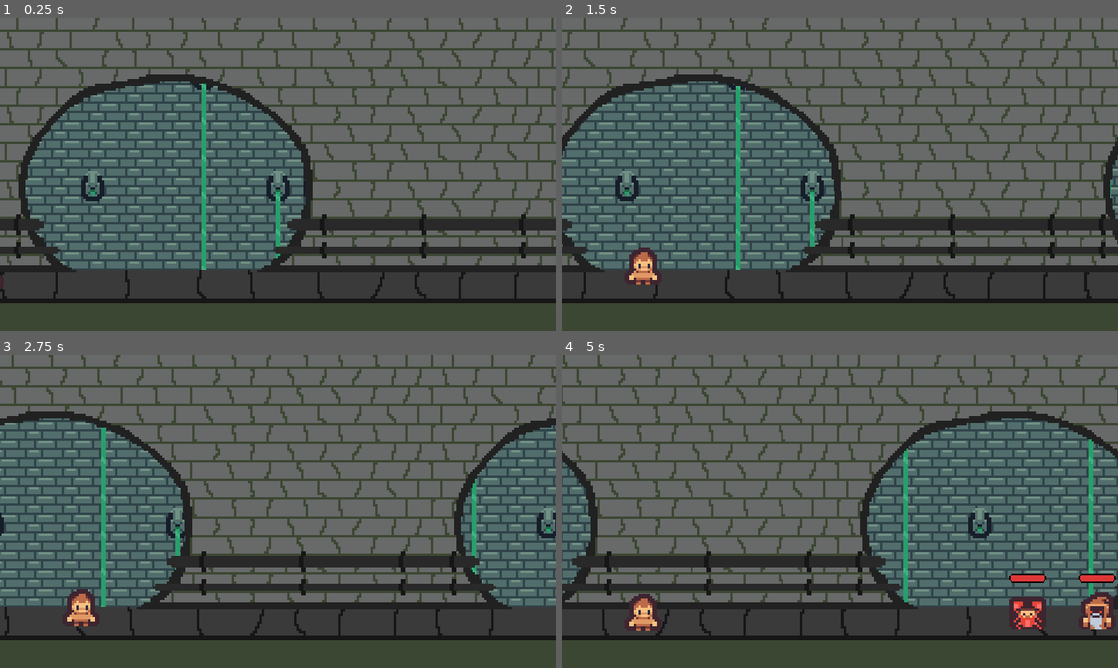
Above: before the commit, frames 1-4 (two rows, left to right).
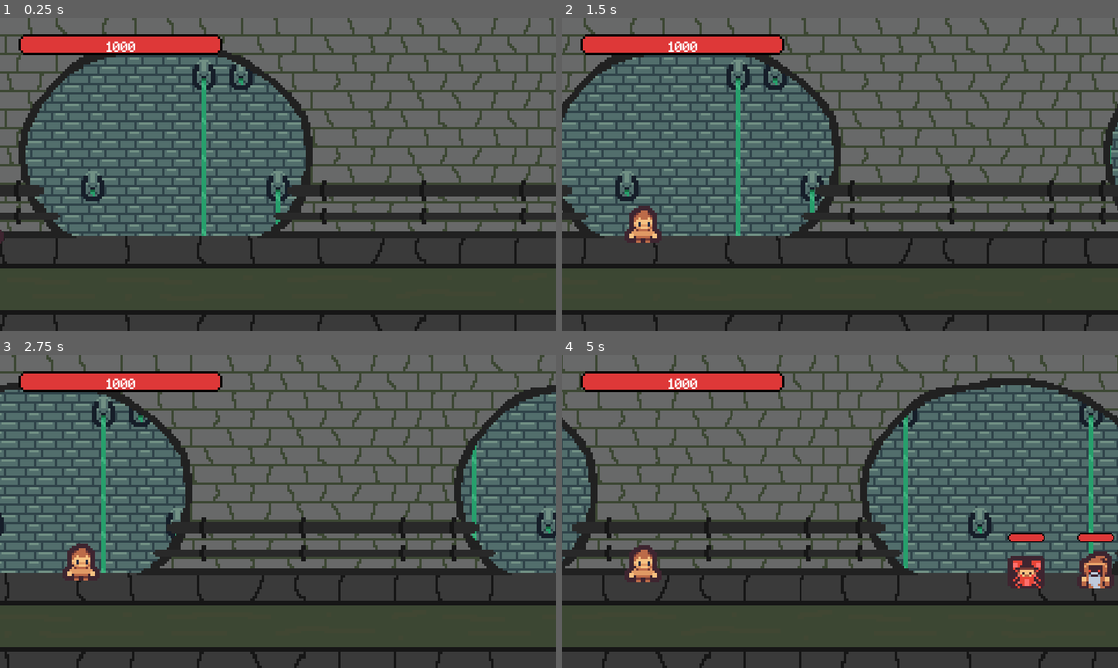
Above: after the commit, the same moments.

Repository: antronomo/RunningHalls
Game: Godot game, scene res://Level/Level0.tscn
Two runs of this game, one before a commit and one after it. Both use one fixed random seed, a clock stepped at 60 frames per second and the inputs below. The project has no main scene, so this scene is started directly.
Inputs:
- Up to frame 1 (0.25 s): no input
- Up to frame 2 (1.5 s): no input
- Up to frame 3 (2.75 s): no input
- Up to frame 4 (5 s): no input

The runs differ from the first frame. In frame 1, 36% of the frame differs, in the area x 0-100%, y 0-100%; in frame 2, 36%; in frame 3, 36%; in frame 4, 38%.

Commit message:
Fondos al azar cuando inicias partida: Ahora hay un objeto que se encarga de elegir al azar un fondo y ponerlo en escena.
·Otros cambios:
-Se han eliminado algunos comentarios en CoreComponent.gd

-Ahora existe la clase 'CoreParallaxBackground'
este solo tiene funciones para poner los fondos en marcha

-DarckWizard.gd y Humacean.gd: se les ha echo limpieza de código

-Enemy.gd: cambios en nombre de variables

-GUI.gd: ahora tenemos (Interfaz de jugador durante partidas?)

-inSewerParallaxBackground.gd y inCaveParallaxBackground.gd: cambio
en nombres de variables para adaptarse al objeto al que eredan

-Level0.gd: Modificado la manera en la que trata al background

-Player.gd: Nuevas funciones y una señal para comunicarse con GUI

-SetterParallaxBackground.gd: para invocar el fondo al empezar partida

-Corregido errores gramaticales en Credits.txt y en README.txt

-Tareas.txt ha sido actualizado

-Añadida Fuente 'Minecraft.ttf' para texto en pantalla

-Se ha modificado el fondo de 'sewer'

·Próximo commit:
-Programar la función 'GAME OVER'

PD:  se que puse 'ParallaxBacround' en vez de 'ParallaxBackground'.
error de tipografía que no vi

Diff:
--- /dev/null
+++ b/Assets/DynamicFonts/MineTTF_8_whtie.tres
@@ -0,0 +1,7 @@
+[gd_resource type="DynamicFont" load_steps=2 format=2]
+
+[ext_resource path="res://Assets/Fonts/Minecraft.ttf" type="DynamicFontData" id=1]
+
+[resource]
+size = 6
+font_data = ExtResource( 1 )
--- a/Components/HealthBar.tscn
+++ b/Components/HealthBar.tscn
@@ -5,10 +5,8 @@
 [ext_resource path="res://Assets/img/ProgressBar2.png" type="Texture" id=3]
 
 [node name="HealthBar" type="TextureProgress"]
-margin_left = -8.0
-margin_top = -24.0
-margin_right = 8.0
-margin_bottom = -20.0
+margin_right = 16.0
+margin_bottom = 4.0
 rounded = true
 texture_under = ExtResource( 3 )
 texture_over = ExtResource( 2 )
--- /dev/null
+++ b/Components/UserInterface/GUI.tscn
@@ -0,0 +1,29 @@
+[gd_scene load_steps=4 format=2]
+
+[ext_resource path="res://Scripts/GUI.gd" type="Script" id=1]
+[ext_resource path="res://Components/HealthBar.tscn" type="PackedScene" id=2]
+[ext_resource path="res://Assets/DynamicFonts/MineTTF_8_whtie.tres" type="DynamicFont" id=3]
+
+[node name="GUI" type="Control"]
+anchor_right = 1.0
+anchor_bottom = 1.0
+script = ExtResource( 1 )
+
+[node name="MarginContainer" type="MarginContainer" parent="."]
+margin_left = 8.0
+margin_top = 7.0
+margin_right = 96.0
+margin_bottom = 16.0
+
+[node name="HealthBar" parent="MarginContainer" instance=ExtResource( 2 )]
+margin_right = 88.0
+margin_bottom = 9.0
+
+[node name="Label" type="Label" parent="MarginContainer"]
+margin_right = 88.0
+margin_bottom = 9.0
+size_flags_vertical = 1
+custom_fonts/font = ExtResource( 3 )
+text = "0"
+align = 1
+valign = 2
--- a/Enemies/DarkWizard.tscn
+++ b/Enemies/DarkWizard.tscn
@@ -75,3 +75,7 @@
 shape = SubResource( 5 )
 
 [node name="HealthBar" parent="." instance=ExtResource( 4 )]
+margin_left = -8.0
+margin_top = -24.0
+margin_right = 8.0
+margin_bottom = -20.0
--- a/Enemies/Humacean.tscn
+++ b/Enemies/Humacean.tscn
@@ -78,5 +78,9 @@
 anims/RESET = SubResource( 4 )
 
 [node name="HealthBar" parent="." instance=ExtResource( 4 )]
+margin_left = -8.0
+margin_top = -24.0
+margin_right = 8.0
+margin_bottom = -20.0
 
 [connection signal="area_entered" from="CoreComponent" to="CoreComponent" method="_on_CoreComponent_area_entered"]
--- a/Level/Level0.tscn
+++ b/Level/Level0.tscn
@@ -1,14 +1,13 @@
-[gd_scene load_steps=11 format=2]
+[gd_scene load_steps=10 format=2]
 
 [ext_resource path="res://Scripts/Level0.gd" type="Script" id=1]
-[ext_resource path="res://Assets/img/Ground.png" type="Texture" id=2]
-[ext_resource path="res://Assets/img/DownGround.png" type="Texture" id=3]
+[ext_resource path="res://Components/UserInterface/GUI.tscn" type="PackedScene" id=2]
+[ext_resource path="res://Scripts/SetterParallaxBackground.gd" type="Script" id=3]
 [ext_resource path="res://Player/Player.tscn" type="PackedScene" id=4]
 [ext_resource path="res://Components/EnemySpawner.tscn" type="PackedScene" id=5]
-[ext_resource path="res://resources/inSewerParallaxBackground.tscn" type="PackedScene" id=6]
 
 [sub_resource type="RectangleShape2D" id=2]
-extents = Vector2( 160, 8 )
+extents = Vector2( 160, 2.5 )
 
 [sub_resource type="RectangleShape2D" id=3]
 extents = Vector2( 38.5, 68.5 )
@@ -25,7 +24,7 @@
 "times": PoolRealArray( 0 ),
 "transitions": PoolRealArray( 1 ),
 "update": 0,
-"values": [ Vector2( 35, 119 ) ]
+"values": [ Vector2( 35, 101 ) ]
 }
 
 [sub_resource type="Animation" id=5]
@@ -40,7 +39,7 @@
 "times": PoolRealArray( 0, 1 ),
 "transitions": PoolRealArray( 1, 1 ),
 "update": 0,
-"values": [ Vector2( -20, 119 ), Vector2( 35, 119 ) ]
+"values": [ Vector2( -20, 101 ), Vector2( 35, 101 ) ]
 }
 tracks/1/type = "method"
 tracks/1/path = NodePath(".")
@@ -60,31 +59,19 @@
 [node name="Level0" type="Node2D"]
 script = ExtResource( 1 )
 
-[node name="SewerParallaxBackground" parent="." instance=ExtResource( 6 )]
+[node name="GUI" parent="." instance=ExtResource( 2 )]
 
-[node name="ParallaxBackground" type="ParallaxBackground" parent="."]
-visible = false
-
-[node name="Ground" type="ParallaxLayer" parent="ParallaxBackground"]
-motion_mirroring = Vector2( 320, 0 )
-
-[node name="Sprite" type="Sprite" parent="ParallaxBackground/Ground"]
-position = Vector2( 160, 120 )
-texture = ExtResource( 2 )
-
-[node name="DownGround" type="Sprite" parent="ParallaxBackground"]
-position = Vector2( 160, 136 )
-scale = Vector2( 20, 1 )
-texture = ExtResource( 3 )
+[node name="SetterParallaxBackground" type="ParallaxBackground" parent="."]
+script = ExtResource( 3 )
 
 [node name="Player" parent="." instance=ExtResource( 4 )]
-position = Vector2( 35, 119 )
+position = Vector2( 35, 101 )
 
 [node name="EnemySpawner" parent="." instance=ExtResource( 5 )]
-position = Vector2( 268, 92 )
+position = Vector2( 268, 76 )
 
 [node name="PhysicGround" type="StaticBody2D" parent="."]
-position = Vector2( 160, 126 )
+position = Vector2( 159, 103 )
 collision_mask = 0
 
 [node name="CollisionShape2D" type="CollisionShape2D" parent="PhysicGround"]
@@ -94,7 +81,7 @@
 }
 
 [node name="MataSobras5000" type="Area2D" parent="."]
-position = Vector2( -42, 72 )
+position = Vector2( -42, 56 )
 collision_mask = 0
 
 [node name="CollisionShape2D" type="CollisionShape2D" parent="MataSobras5000"]
--- a/Player/Player.tscn
+++ b/Player/Player.tscn
@@ -21,6 +21,7 @@
 
 [sub_resource type="Animation" id=2]
 resource_name = "Walking"
+length = 0.6
 loop = true
 tracks/0/type = "value"
 tracks/0/path = NodePath("Sprite:position")
@@ -29,7 +30,7 @@
 tracks/0/imported = false
 tracks/0/enabled = true
 tracks/0/keys = {
-"times": PoolRealArray( 0, 0.5 ),
+"times": PoolRealArray( 0, 0.3 ),
 "transitions": PoolRealArray( 1, 1 ),
 "update": 0,
 "values": [ Vector2( 0, -8 ), Vector2( 0, -12 ) ]
--- a/Scripts/CoreComponent.gd
+++ b/Scripts/CoreComponent.gd
@@ -20,19 +20,16 @@
 
 	if get_parent().has_method('seeHP'):
 		connect('HPStatus', get_parent(), 'seeHP')
-	# else: print('we got problems')
 
 
 func get_stats() -> Dictionary:
-	var stats : Dictionary = {
+	return {
 		'life' : max_life,
 		'attack': attack,
 		'defense' : defense,
 		'crit_chance' : critical_cahnce,
 		'crit_dmg' : critical_damage
 	}
-
-	return stats
 
 
 func hit() -> float:
@@ -41,7 +38,7 @@
 	if dmg <= 1:
 		dmg = 1
 
-	if randi() % 101 <= critical_cahnce:
+	if randi() % 100 + 1 <= critical_cahnce:
 		dmg += (dmg * critical_damage) / 100.00
 		print('Critical')
 
@@ -49,6 +46,7 @@
 
 
 func get_hurt(entring_dmg : float) -> float:
+	#Se que puedo quitar variables del código y retornaría lo mismo, aún no estoy listo para ello
 	var diff : float =  (entring_dmg * 100) / defense
 	var hurt : float = (((diff * entring_dmg) / 100) * -1)
 
@@ -57,9 +55,7 @@
 
 func set_hp(new_hp : int) -> void:
 	life += new_hp
-
 	life = clamp(life, 0, max_life)
-
 	emit_signal('HPStatus', life)
 
 
@@ -68,10 +64,4 @@
 
 
 func _on_CoreComponent_area_entered(area : CoreComponent) -> void:
-	var le_dmg = area.hit()
-	# print('paso 1 ' + str(le_dmg))
-
-	var le_hurt = get_hurt(le_dmg)
-	# print('paso 2 ' + str(le_hurt))
-
-	set_hp(le_hurt)
+	set_hp(get_hurt(area.hit()))
--- a/Scripts/CoreParallaxBackground.gd
+++ b/Scripts/CoreParallaxBackground.gd
@@ -1,19 +1,15 @@
 extends ParallaxBackground
 class_name CoreParallaxBackground
-
 
 var parallax_speed : int = 0 setget set_paraspeed, get_paraspeed
 var may_i_move : bool = false
 
 
-func _ready() -> void:pass
+func set_paraspeed(new_speed : int) -> void:
+	parallax_speed = new_speed
 
-
-func set_paraspeed(new_speed : int) -> void:
-    parallax_speed = new_speed
-
-    may_i_move = true if new_speed != 0 else false
+	may_i_move = true if new_speed != 0 else false
 
 
 func get_paraspeed() -> int:
-    return parallax_speed
+	return parallax_speed
--- a/Scripts/DarkWizard.gd
+++ b/Scripts/DarkWizard.gd
@@ -1,10 +1 @@
 extends Enemy
-
-
-func _on_CoreComponent_NoHP() -> void:
-    print(my_name + ' died')
-    going_to_die()
-
-
-func going_to_die() -> void:
-    hecking_die()
--- a/Scripts/Enemy.gd
+++ b/Scripts/Enemy.gd
@@ -6,7 +6,7 @@
 
 
 # onready var core_comp : Area2D = $CoreComponent
-onready var healthBar : HealthBar = get_node('HealthBar')
+onready var health_bar : HealthBar = get_node('HealthBar')
 
 
 var stats : Dictionary
@@ -18,9 +18,9 @@
 	# 	print('a '+ my_name +' is the chosen one')
 
 	stats = $CoreComponent.get_stats()
-	if healthBar:
-		healthBar.max_value = stats.life
-		healthBar.value = stats.life
+	if health_bar:
+		health_bar.max_value = stats.life
+		health_bar.value = stats.life
 	else:
 		print(my_name + ' does not have a healthbar')
 
@@ -28,7 +28,7 @@
 func seeHP(hp : int) -> void:
 	print(my_name + ' life is: ' + str(hp))
 
-	healthBar.value = hp
+	health_bar.value = hp
 
 	if hp <= 0:
 		hecking_die()
--- /dev/null
+++ b/Scripts/GUI.gd
@@ -0,0 +1,23 @@
+extends Control
+
+
+onready var health_bar : TextureProgress = $MarginContainer/HealthBar
+onready var health_label : Label = $MarginContainer/Label
+
+
+func first_call(maxHP : int) -> void:
+	health_bar.max_value = maxHP
+	health_bar.value = maxHP
+
+	health_label.text = str(maxHP)
+
+
+func update_helath_bar(newHP : int) -> void :
+	health_bar.value = newHP
+	health_label.text = str(newHP)
+
+
+"""
+He perdido como 30 minutos porque no podía llamar la función 'first_call',
+resulta que no asigné el script a la escena GUI.tscn jajaja
+"""
--- a/Scripts/Humacean.gd
+++ b/Scripts/Humacean.gd
@@ -1,10 +1 @@
 extends Enemy
-
-
-func _on_CoreComponent_NoHP() -> void:
-    print(my_name + ' died')
-    going_to_die()
-
-
-func going_to_die() -> void:
-	hecking_die()
--- a/Scripts/Level0.gd
+++ b/Scripts/Level0.gd
@@ -5,14 +5,19 @@
 var groundSpeed : int = -30
 
 
-onready var parallaxGround : ParallaxBackground = $SewerParallaxBackground
+onready var setterparallaxGround : ParallaxBackground = $SetterParallaxBackground
 onready var enemySpawner : Position2D = $EnemySpawner
 onready var timer : Timer = $Timer
 
 
 func _ready() -> void:
 	randomize()
+
+	setterparallaxGround.set_background()
+
 	$PhysicGround.constant_linear_velocity.x = groundSpeed
+
+	$GUI.first_call($Player/CoreComponent.get_stats().life)
 
 
 func _on_MataSobras5000_body_exited(body : Node) -> void:
@@ -30,4 +35,4 @@
 
 func start_game() -> void:
 	start_timer()
-	parallaxGround.set_paraspeed(groundSpeed)
+	setterparallaxGround.get_child(0).set_paraspeed(groundSpeed)
--- a/Scripts/Player.gd
+++ b/Scripts/Player.gd
@@ -4,11 +4,16 @@
 export var my_name : String = 'player'
 
 
-# onready var core_comp : Area2D = $CoreComponent
+signal updateHP
+
+
+func _ready() -> void:
+	if get_node('../GUI'):
+		connect('updateHP', get_node('../GUI'), 'update_helath_bar')
 
 
 func seeHP(hp : int) -> void:
-	print(my_name + ' life is: ' + str(hp))
+	emit_signal('updateHP', hp)
 
 	if hp <= 0:
 		going_to_heal()
@@ -23,6 +28,6 @@
 
 
 func _on_CoreComponent_body_entered(body : Enemy) -> void:
-	#Esto es cuando el jugador colisiona con el cuerpo de un enemigo, para empujar-lo
+	#Esto es cuando el jugador colisiona con un enemigo, para empujar-lo
 	# print('empujacion')
 	body.apply_central_impulse(Vector2(randi() % 50 + 51, (randi() % 75 + 26) * -1))
--- /dev/null
+++ b/Scripts/SetterParallaxBackground.gd
@@ -0,0 +1,14 @@
+extends ParallaxBackground
+
+
+onready var sewer : PackedScene = preload("res://resources/inSewerParallaxBackground.tscn")
+onready var cave : PackedScene = preload("res://resources/inCaveParallaxBackground.tscn")
+
+onready var backgrounds : Array = [
+	sewer,
+	cave
+]
+
+
+func set_background() -> void:
+	add_child(backgrounds[randi() % backgrounds.size()].instance())
--- a/Scripts/inCaveParallaxBackground.gd
+++ b/Scripts/inCaveParallaxBackground.gd
@@ -1,4 +1,4 @@
-extends ParallaxBackground
+extends CoreParallaxBackground
 
 
 # onready var layer5 : ParallaxLayer = $ParallaxLayer5
@@ -8,11 +8,9 @@
 onready var layer1 : ParallaxLayer = $ParallaxLayer
 
 
-var parallaxSpeed : int = -30
-
-
 func _physics_process(delta) -> void:
-	layer4.motion_offset.x += (parallaxSpeed + 15) * delta
-	layer3.motion_offset.x += (parallaxSpeed + 10) * delta
-	layer2.motion_offset.x += (parallaxSpeed + 5) * delta
-	layer1.motion_offset.x += parallaxSpeed * delta
+	if may_i_move:
+		layer4.motion_offset.x += (parallax_speed + 15) * delta
+		layer3.motion_offset.x += (parallax_speed + 10) * delta
+		layer2.motion_offset.x += (parallax_speed + 5) * delta
+		layer1.motion_offset.x += parallax_speed * delta
--- a/Scripts/inSewerParallaxBackground.gd
+++ b/Scripts/inSewerParallaxBackground.gd
@@ -1,24 +1,11 @@
-extends ParallaxBackground
+extends CoreParallaxBackground
 
 
 onready var layer1 : ParallaxLayer = $ParallaxLayer
 onready var layer2 : ParallaxLayer = $ParallaxLayer2
 
 
-var parallaxSpeed : int = 0 setget set_paraspeed, get_paraspeed
-var mayimove : bool = false
-
-
-func set_paraspeed(new_speed : int) -> void:
-	parallaxSpeed = new_speed
-	mayimove = true
-
-
-func get_paraspeed() -> int:
-	return parallaxSpeed
-
-
 func _physics_process(delta) -> void:
-	if mayimove:
-		layer2.motion_offset.x += parallaxSpeed * delta
-		layer1.motion_offset.x += (parallaxSpeed + 5) * delta
+	if may_i_move:
+		layer2.motion_offset.x += parallax_speed * delta
+		layer1.motion_offset.x += (parallax_speed + 5) * delta
--- a/project.godot
+++ b/project.godot
@@ -51,6 +51,7 @@
 
 window/size/width=240
 window/size/height=135
+window/size/resizable=false
 window/size/test_width=1280
 window/size/test_height=720
 window/stretch/mode="2d"
--- /dev/null
+++ b/resources/FirstParallaxBackground.tscn
@@ -0,0 +1,18 @@
+[gd_scene load_steps=3 format=2]
+
+[ext_resource path="res://Assets/img/Ground.png" type="Texture" id=1]
+[ext_resource path="res://Assets/img/DownGround.png" type="Texture" id=2]
+
+[node name="ParallaxBackground" type="ParallaxBackground"]
+
+[node name="Ground" type="ParallaxLayer" parent="."]
+motion_mirroring = Vector2( 320, 0 )
+
+[node name="Sprite" type="Sprite" parent="Ground"]
+position = Vector2( 160, 120 )
+texture = ExtResource( 1 )
+
+[node name="DownGround" type="Sprite" parent="."]
+position = Vector2( 160, 136 )
+scale = Vector2( 20, 1 )
+texture = ExtResource( 2 )
--- a/resources/SewesAnimation1.tscn
+++ b/resources/SewesAnimation1.tscn
@@ -4,6 +4,7 @@
 
 [sub_resource type="Animation" id=1]
 resource_name = "Animation"
+length = 0.6
 loop = true
 tracks/0/type = "value"
 tracks/0/path = NodePath(".:frame")
@@ -12,7 +13,7 @@
 tracks/0/imported = false
 tracks/0/enabled = true
 tracks/0/keys = {
-"times": PoolRealArray( 0, 0.5 ),
+"times": PoolRealArray( 0, 0.3 ),
 "transitions": PoolRealArray( 1, 1 ),
 "update": 1,
 "values": [ 0, 1 ]
--- a/resources/inSewerParallaxBackground.tscn
+++ b/resources/inSewerParallaxBackground.tscn
@@ -3,7 +3,7 @@
 [ext_resource path="res://Assets/img/Backgrounds/sewer/Sewers_Tiles.png" type="Texture" id=1]
 [ext_resource path="res://Scripts/inSewerParallaxBackground.gd" type="Script" id=2]
 [ext_resource path="res://resources/SewesAnimation1.tscn" type="PackedScene" id=3]
-[ext_resource path="res://Assets/img/Backgrounds/sewer/SewerBackground.png" type="Texture" id=4]
+[ext_resource path="res://Assets/img/Backgrounds/sewer/SewerBackground2.png" type="Texture" id=4]
 
 [sub_resource type="TileSet" id=1]
 0/name = "Sewers_Tiles.png 0"
@@ -197,6 +197,5 @@
 motion_mirroring = Vector2( 240, 0 )
 
 [node name="SewerBackground" type="Sprite" parent="ParallaxLayer2"]
-position = Vector2( 120, 68 )
-scale = Vector2( 1, 1.00741 )
+position = Vector2( 120, 67.4999 )
 texture = ExtResource( 4 )
Binary file added: Assets/Fonts/Minecraft.ttf
Binary file added: Assets/img/Backgrounds/sewer/SewerBackground2.png
Not shown, added: Assets/img/Backgrounds/sewer/SewerBackground2.png.import
Not shown, changed: Credits.txt
Not shown, changed: README.txt
Not shown, changed: Tareas.txt
